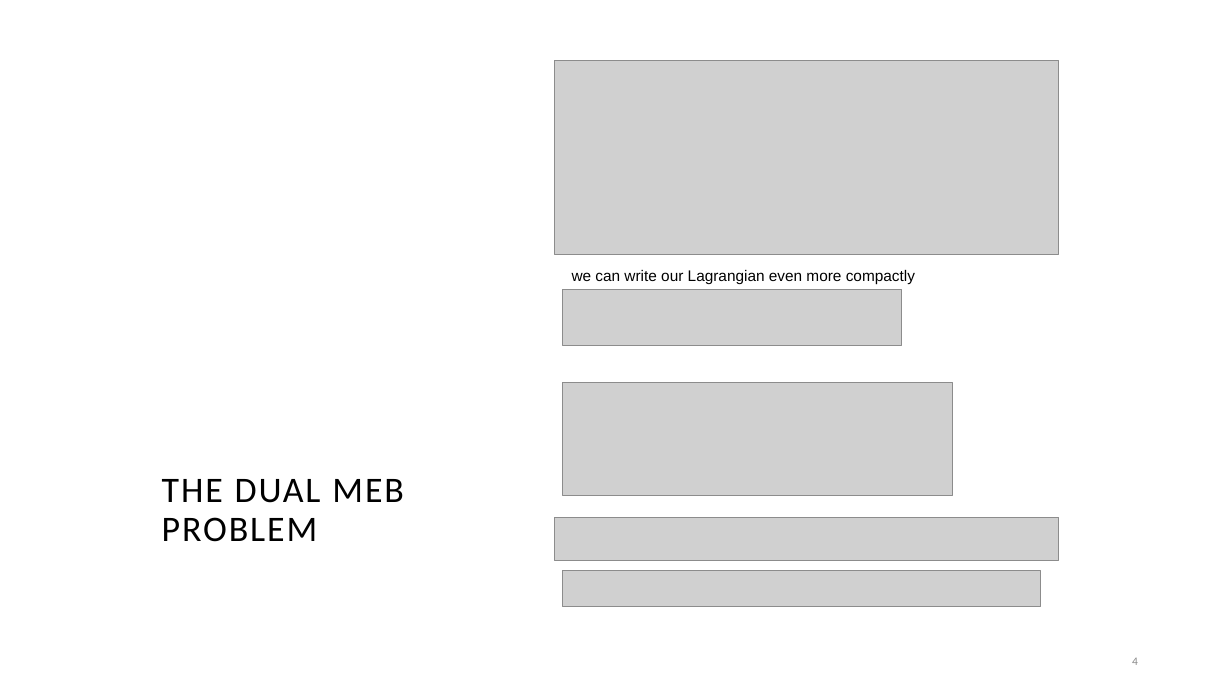
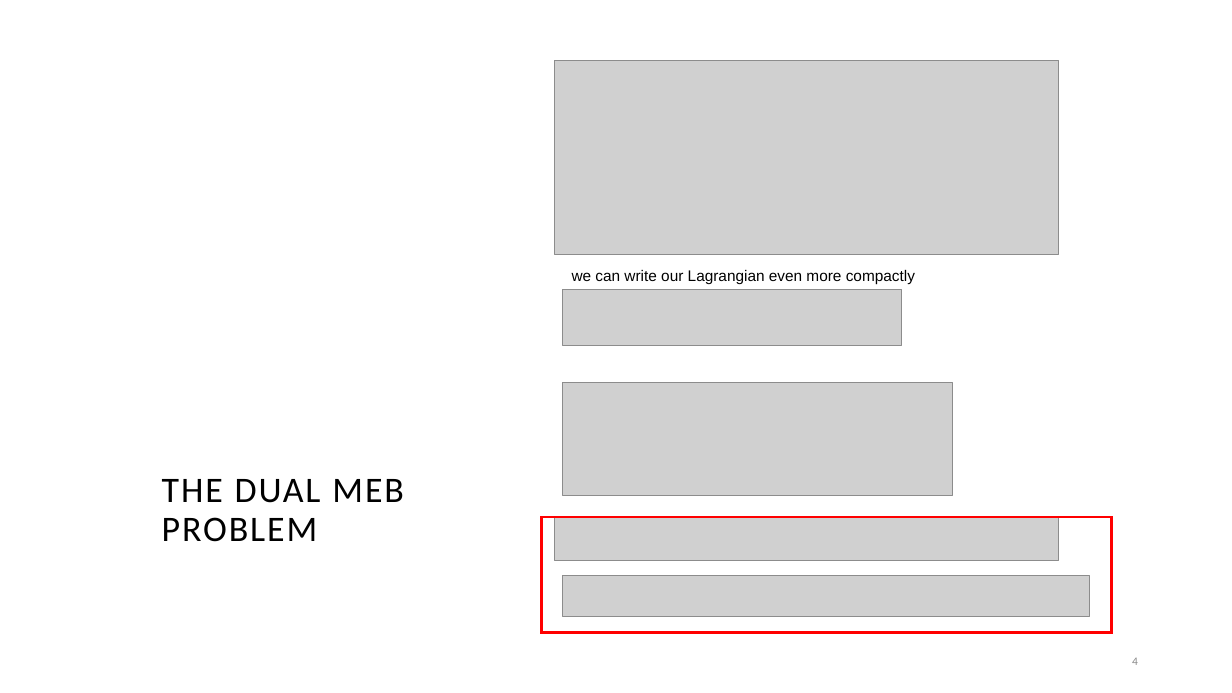
Before and after one commit to suleymanerim1/MEB_FrankWolfe_Optimization, a slide deck: slide 4 of Theory/Minimum Enclosing Ball for FW.pptx. Drawn at 1232x693 pixels with LibreOffice and Linux fonts; fonts in the diff are those of the drawing; grey boxes stand for pictures; background and template pictures are left out. Boxes give left, top, right and bottom in pixels: in the first picture for what was removed or moved away, otherwise in the second. Text is boxed around its words. In the diff, an @@ line names an element or a change of style, - is before the commit and + after.

```diff
--- a/Theory/Minimum Enclosing Ball for FW.pptx
+++ b/Theory/Minimum Enclosing Ball for FW.pptx
@@ rectangle added at (x1=542, y1=518, x2=1112, y2=633), outline #FF0000 2.25 pt @@
@@ picture resized from (x1=563, y1=570, x2=1041, y2=607) to (x1=563, y1=576, x2=1090, y2=616) @@
```
Also in this commit, not shown: 4 other slides changed, 2 slides removed.
